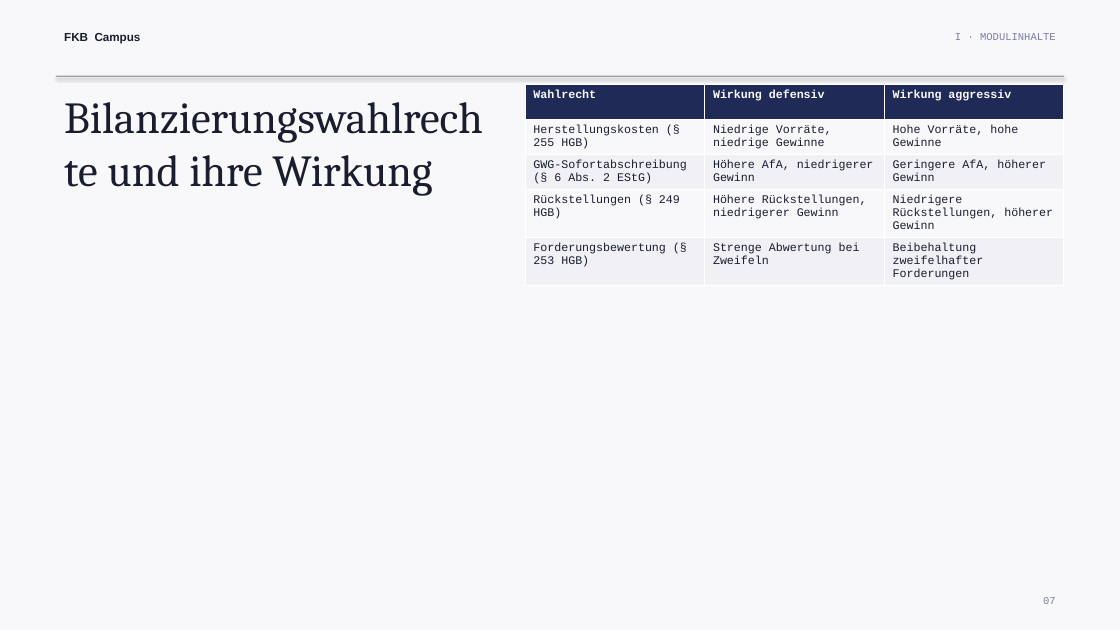
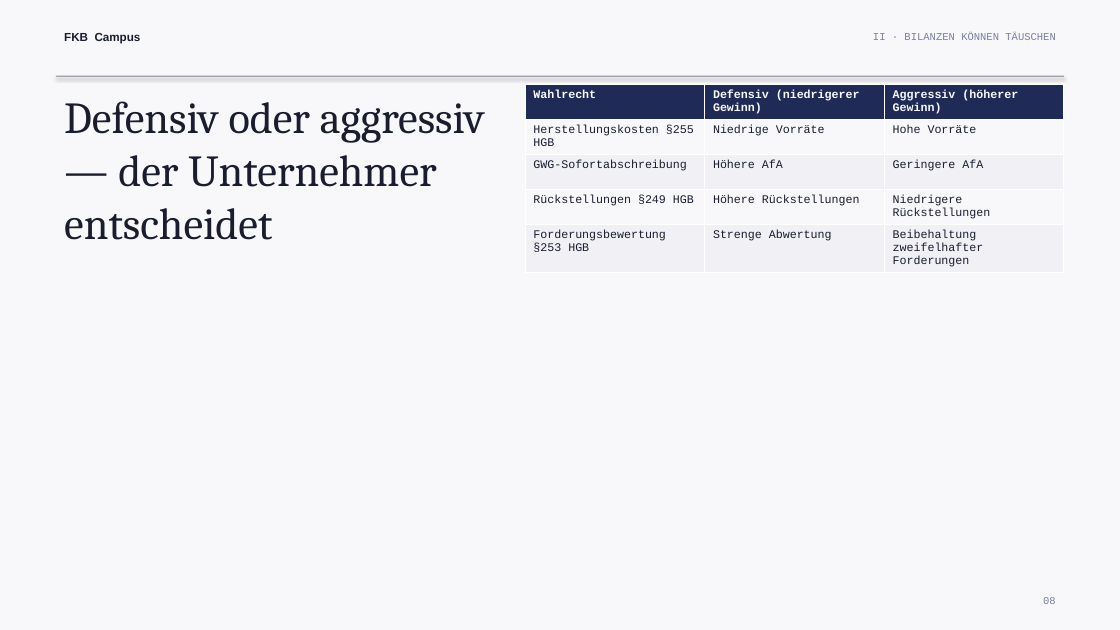
Before and after one commit to ck5rqc47pr-byte/firmenkundenakademie-online, a slide deck: slide 8 of public/downloads/praesentation/M01.pptx (slide 7 before the commit). Drawn at 1120x630 pixels with LibreOffice and Linux fonts; fonts in the diff are those of the drawing. Boxes give left, top, right and bottom in pixels: in the first picture for what was removed or moved away, otherwise in the second. Text is boxed around its words. In the diff, an @@ line names an element or a change of style, - is before the commit and + after.

```diff
--- a/public/downloads/praesentation/M01.pptx
+++ b/public/downloads/praesentation/M01.pptx
@@ text at [873,33,1055,40]: text changed @@
-I · MODULINHALTE
+II · BILANZEN KÖNNEN TÄUSCHEN
@@ table at [525,85,1065,271] @@
-row 1, column 2: Wirkung defensiv
+row 1, column 2: Defensiv (niedrigerer Gewinn)
-row 1, column 3: Wirkung aggressiv
+row 1, column 3: Aggressiv (höherer Gewinn)
-row 2: Herstellungskosten (§ 255 HGB) | Niedrige Vorräte, niedrige Gewinne | Hohe Vorräte, hohe Gewinne
+row 2: Herstellungskosten §255 HGB | Niedrige Vorräte | Hohe Vorräte
-row 3: GWG-Sofortabschreibung (§ 6 Abs. 2 EStG) | Höhere AfA, niedrigerer Gewinn | Geringere AfA, höherer Gewinn
+row 3: GWG-Sofortabschreibung | Höhere AfA | Geringere AfA
-row 4: Rückstellungen (§ 249 HGB) | Höhere Rückstellungen, niedrigerer Gewinn | Niedrigere Rückstellungen, höherer Gewinn
+row 4: Rückstellungen §249 HGB | Höhere Rückstellungen | Niedrigere Rückstellungen
-row 5, column 1: Forderungsbewertung (§ 253 HGB)
+row 5, column 1: Forderungsbewertung §253 HGB
-row 5, column 2: Strenge Abwertung bei Zweifeln
+row 5, column 2: Strenge Abwertung
@@ text at [64,101,485,240]: text changed @@
-Bilanzierungswahlrechte und ihre Wirkung
+Defensiv oder aggressiv — der Unternehmer entscheidet
@@ text at [1043,597,1056,604]: text changed @@
-07
+08
```
Also in this commit, not shown: 5 other slides changed, 9 slides added, 6 slides removed, 2 other files.
